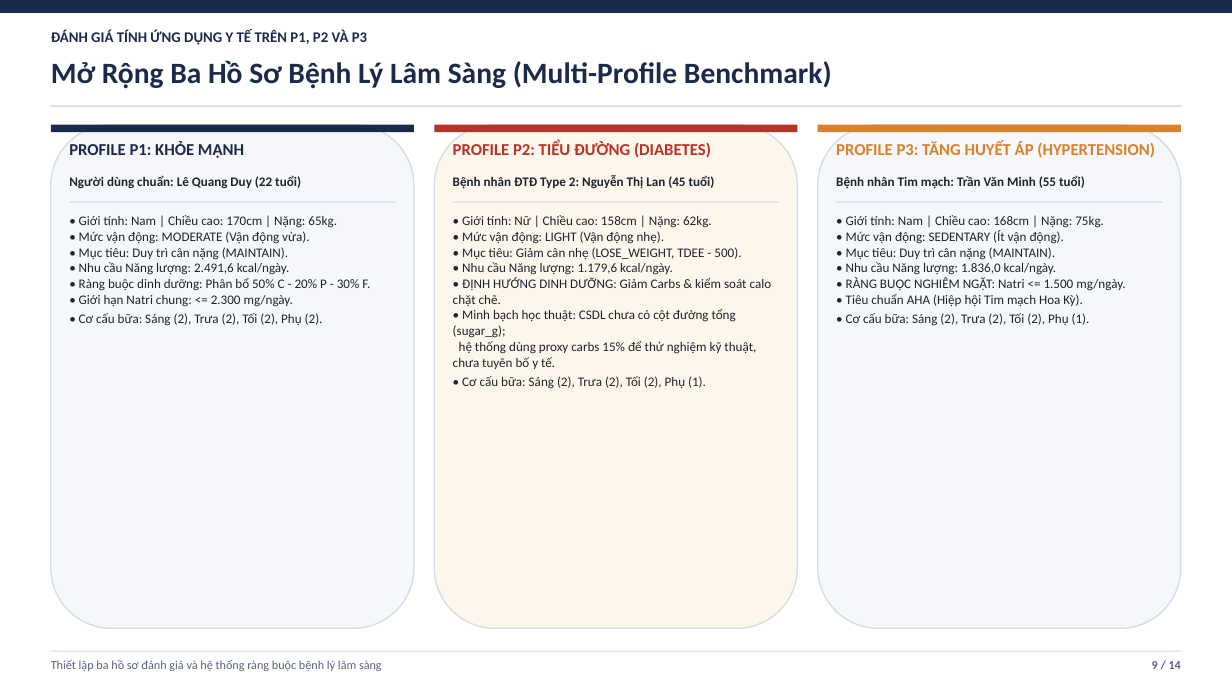
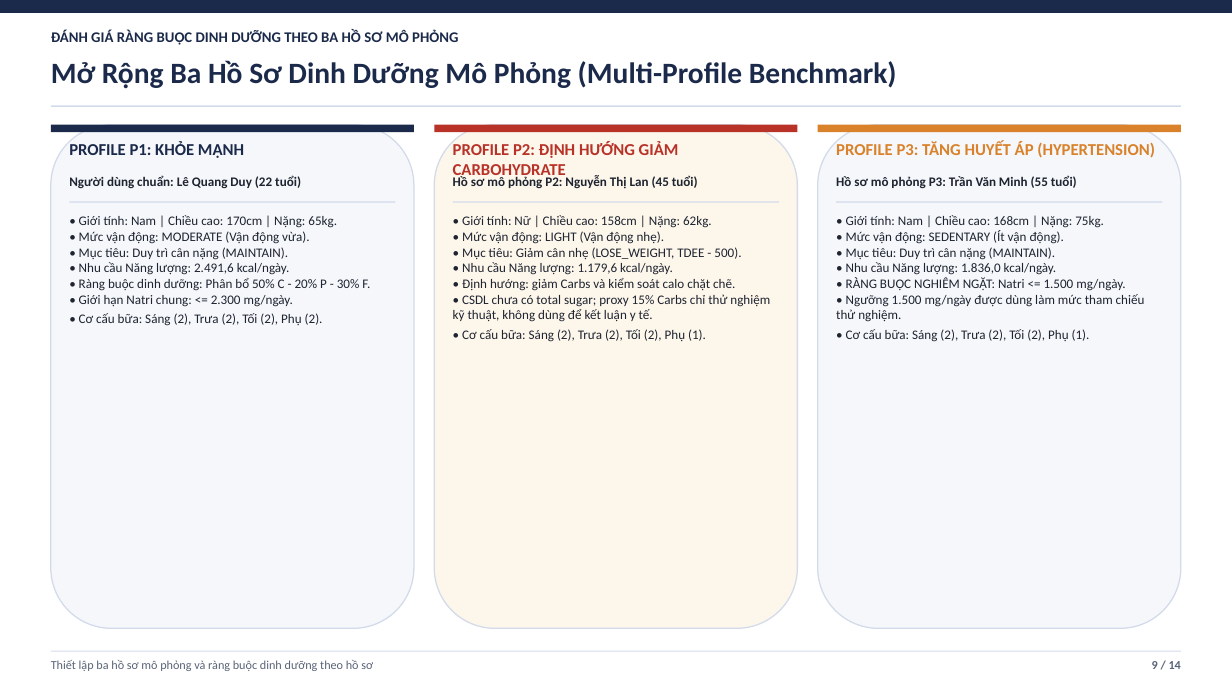
Before and after one commit to duylequang2303/DBO_heathcare, a slide deck: slide 9 of docs/slides/Slide_Bao_Cao_Tuan_8_9_DBO_IDBO.pptx. Drawn at 1232x693 pixels with LibreOffice and Linux fonts; fonts in the diff are those of the drawing. Boxes give left, top, right and bottom in pixels: in the first picture for what was removed or moved away, otherwise in the second. Text is boxed around its words. In the diff, an @@ line names an element or a change of style, - is before the commit and + after.

```diff
--- a/docs/slides/Slide_Bao_Cao_Tuan_8_9_DBO_IDBO.pptx
+++ b/docs/slides/Slide_Bao_Cao_Tuan_8_9_DBO_IDBO.pptx
@@ text at <box>51,29,458,45</box>: text changed @@
-ĐÁNH GIÁ TÍNH ỨNG DỤNG Y TẾ TRÊN P1, P2 VÀ P3
+ĐÁNH GIÁ RÀNG BUỘC DINH DƯỠNG THEO BA HỒ SƠ MÔ PHỎNG
@@ text at <box>51,60,897,89</box>: text changed @@
-Mở Rộng Ba Hồ Sơ Bệnh Lý Lâm Sàng (Multi-Profile Benchmark)
+Mở Rộng Ba Hồ Sơ Dinh Dưỡng Mô Phỏng (Multi-Profile Benchmark)
@@ text at <box>453,141,679,179</box>: text changed @@
-PROFILE P2: TIỂU ĐƯỜNG (DIABETES)
+PROFILE P2: ĐỊNH HƯỚNG GIẢM CARBOHYDRATE
@@ text at <box>453,175,698,189</box>: text changed @@
-Bệnh nhân ĐTĐ Type 2: Nguyễn Thị Lan (45 tuổi)
+Hồ sơ mô phỏng P2: Nguyễn Thị Lan (45 tuổi)
@@ text at <box>836,176,1077,189</box>: text changed @@
-Bệnh nhân Tim mạch: Trần Văn Minh (55 tuổi)
+Hồ sơ mô phỏng P3: Trần Văn Minh (55 tuổi)
@@ text at <box>453,215,770,342</box>: text changed @@
-• Giới tính: Nữ | Chiều cao: 158cm | Nặng: 62kg.
-• Mức vận động: LIGHT (Vận động nhẹ).
-• Mục tiêu: Giảm cân nhẹ (LOSE_WEIGHT, TDEE - 500).
-• Nhu cầu Năng lượng: 1.179,6 kcal/ngày.
-• ĐỊNH HƯỚNG DINH DƯỠNG: Giảm Carbs & kiểm soát calo chặt chẽ.
-• Minh bạch học thuật: CSDL chưa có cột đường tổng (sugar_g);
-hệ thống dùng proxy carbs 15% để thử nghiệm kỹ thuật, chưa tuyên bố y tế.
-• Cơ cấu bữa: Sáng (2), Trưa (2), Tối (2), Phụ (1).
+• Giới tính: Nữ | Chiều cao: 158cm | Nặng: 62kg.
+• Mức vận động: LIGHT (Vận động nhẹ).
+• Mục tiêu: Giảm cân nhẹ (LOSE_WEIGHT, TDEE - 500).
+• Nhu cầu Năng lượng: 1.179,6 kcal/ngày.
+• Định hướng: giảm Carbs và kiểm soát calo chặt chẽ.
+• CSDL chưa có total sugar; proxy 15% Carbs chỉ thử nghiệm kỹ thuật, không dùng để kết luận y tế.
+• Cơ cấu bữa: Sáng (2), Trưa (2), Tối (2), Phụ (1).
@@ text at <box>836,215,1145,342</box>: text changed @@
-• Giới tính: Nam | Chiều cao: 168cm | Nặng: 75kg.
-• Mức vận động: SEDENTARY (Ít vận động).
-• Mục tiêu: Duy trì cân nặng (MAINTAIN).
-• Nhu cầu Năng lượng: 1.836,0 kcal/ngày.
-• RÀNG BUỘC NGHIÊM NGẶT: Natri <= 1.500 mg/ngày.
-• Tiêu chuẩn AHA (Hiệp hội Tim mạch Hoa Kỳ).
-• Cơ cấu bữa: Sáng (2), Trưa (2), Tối (2), Phụ (1).
+• Giới tính: Nam | Chiều cao: 168cm | Nặng: 75kg.
+• Mức vận động: SEDENTARY (Ít vận động).
+• Mục tiêu: Duy trì cân nặng (MAINTAIN).
+• Nhu cầu Năng lượng: 1.836,0 kcal/ngày.
+• RÀNG BUỘC NGHIÊM NGẶT: Natri <= 1.500 mg/ngày.
+• Ngưỡng 1.500 mg/ngày được dùng làm mức tham chiếu thử nghiệm.
+• Cơ cấu bữa: Sáng (2), Trưa (2), Tối (2), Phụ (1).
@@ text at <box>51,660,373,671</box>: text changed @@
-Thiết lập ba hồ sơ đánh giá và hệ thống ràng buộc bệnh lý lâm sàng
+Thiết lập ba hồ sơ mô phỏng và ràng buộc dinh dưỡng theo hồ sơ
```
Also in this commit, not shown: 9 other slides changed, 2 other files.
